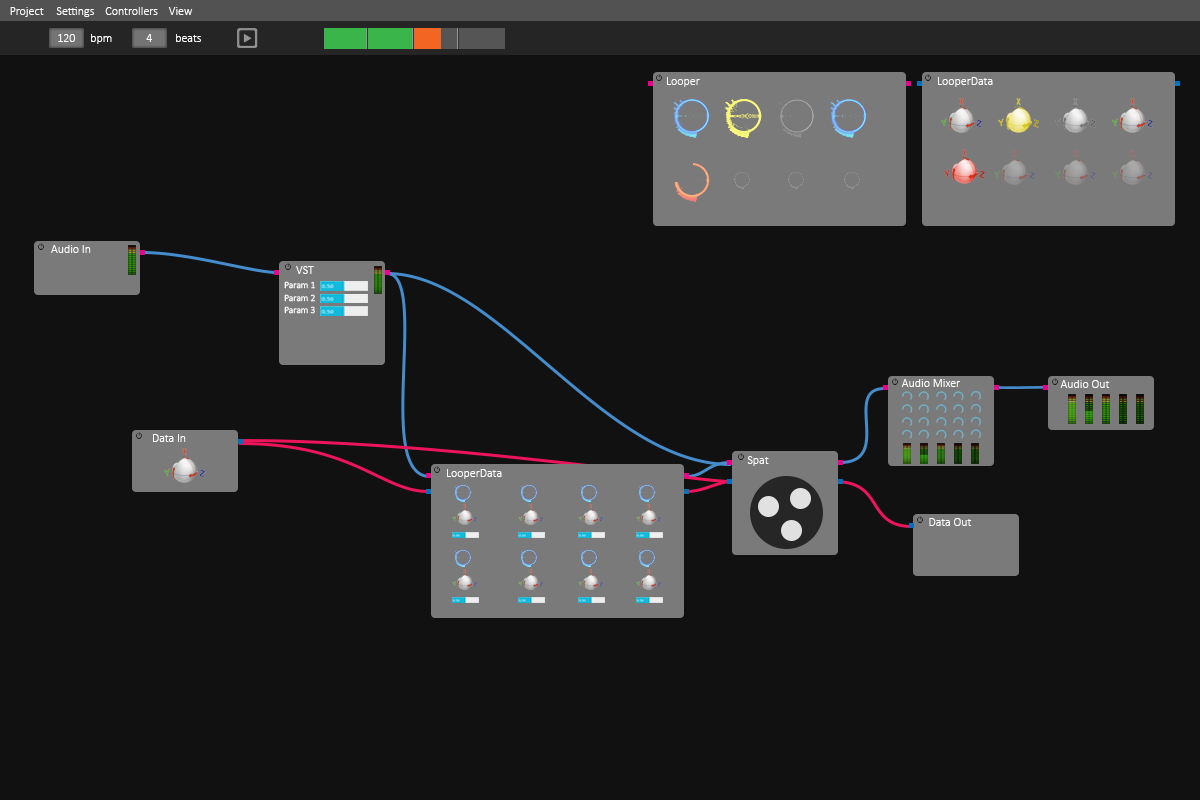
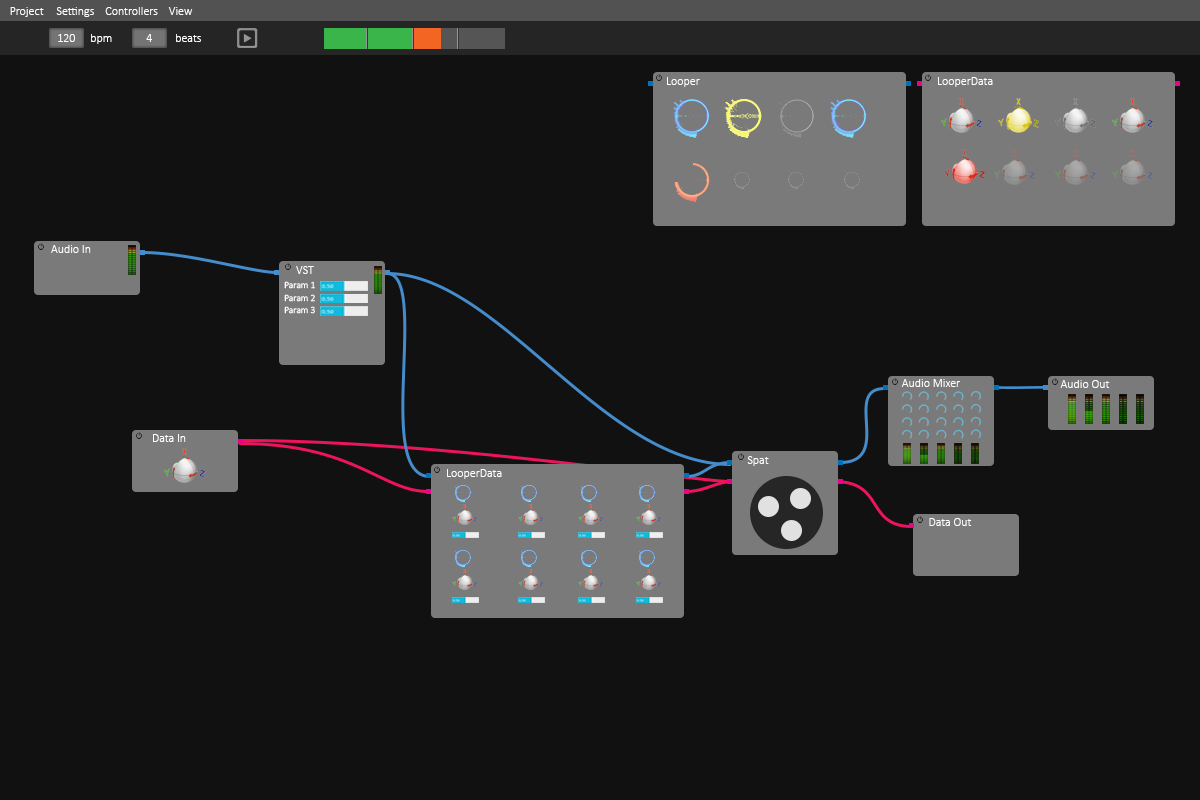
Layer changes from the first 1200 × 800 image to the second:
painted on "Rectangle 1 copy 6" (1st of 2, in "nodes" › "looperall") over left=426, top=489, right=431, bottom=494
painted on "Rectangle 1 copy 6" (2nd of 2, in "nodes" › "looperall") over left=684, top=489, right=689, bottom=494
painted on "Rectangle 1 copy 4" (1st of 2, in "nodes" › "looperall") over left=426, top=473, right=431, bottom=478
painted on "Rectangle 1 copy 3" (1st of 5, in "nodes" › "looperall") over left=684, top=473, right=689, bottom=478
painted on "Rectangle 1 copy 4" (2nd of 2, in "nodes" › "looperdata") over left=917, top=81, right=922, bottom=86
painted on "Rectangle 1 copy 3" (2nd of 5, in "nodes" › "looperdata") over left=1175, top=81, right=1180, bottom=86
painted on "Rectangle 1 copy 3" (3rd of 5, in "nodes" › "looperaudio") over left=906, top=81, right=911, bottom=86
painted on "Rectangle 1" (1st of 8, in "nodes" › "looperaudio") over left=648, top=81, right=653, bottom=86
painted on "Rectangle 1 copy 3" (4th of 5, in "nodes" › "spat") over left=838, top=460, right=843, bottom=465
painted on "Rectangle 1 copy 2" over left=727, top=479, right=732, bottom=484
painted on "Rectangle 1 copy" over left=838, top=479, right=843, bottom=484
painted on "Rectangle 1" (2nd of 8, in "nodes" › "spat") over left=727, top=460, right=732, bottom=465
painted on "Rectangle 1" (3rd of 8, in "nodes" › "data in copy") over left=909, top=523, right=914, bottom=528
painted on "Rectangle 1" (4th of 8, in "nodes" › "data in") over left=238, top=439, right=243, bottom=444
painted on "Rectangle 1 copy 3" (5th of 5, in "nodes" › "vst") over left=385, top=270, right=390, bottom=275
painted on "Rectangle 1" (5th of 8, in "nodes" › "vst") over left=274, top=270, right=279, bottom=275
painted on "Rectangle 1" (6th of 8, in "nodes" › "audio out") over left=1043, top=385, right=1048, bottom=390
moved "Shape 1 copy 8" above "Shape 1" over left=241, top=439, right=729, bottom=480
…and 3 more changes (3 painted)
